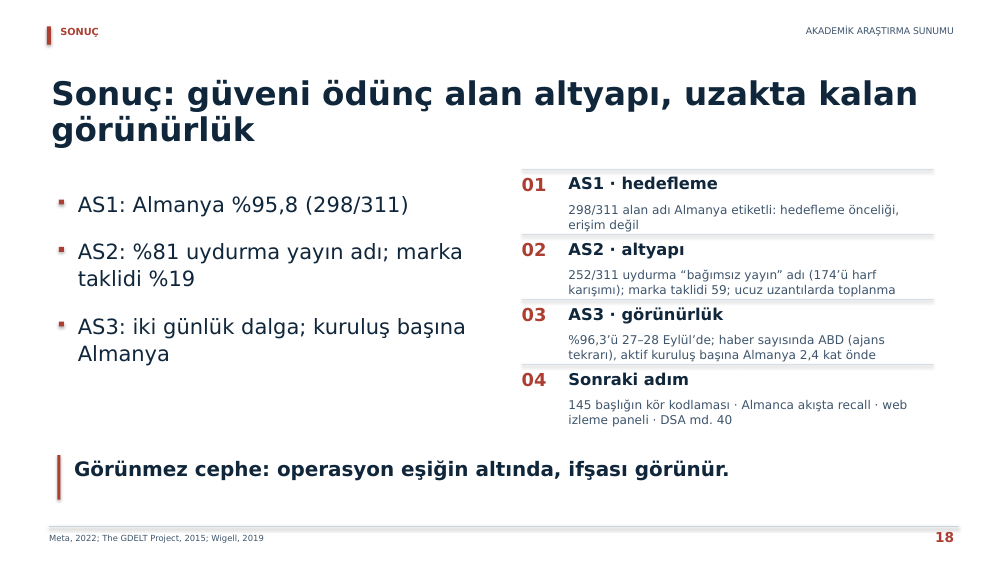
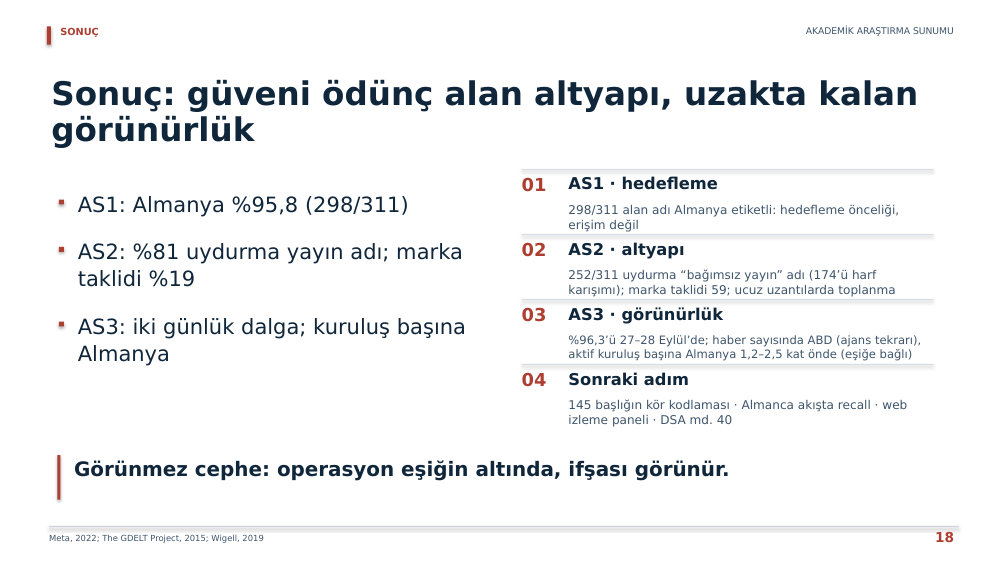
Before and after one commit to erdemkulaclii/SUNUM, a slide deck: slide 18 of output/AKADEMIK_ODAKLI_SUNUM.pptx. Drawn at 1008x567 pixels with LibreOffice and Linux fonts; fonts in the diff are those of the drawing. Boxes give left, top, right and bottom in pixels: in the first picture for what was removed or moved away, otherwise in the second. Text is boxed around its words. In the diff, an @@ line names an element or a change of style, - is before the commit and + after.

```diff
--- a/output/AKADEMIK_ODAKLI_SUNUM.pptx
+++ b/output/AKADEMIK_ODAKLI_SUNUM.pptx
@@ text at <box>568,335,921,360</box>: text changed; size 11.5 to 11 pt @@
-%96,3’ü 27–28 Eylül’de; haber sayısında ABD (ajans
-tekrarı), aktif kuruluş başına Almanya 2,4 kat önde
+%96,3’ü 27–28 Eylül’de; haber sayısında ABD (ajans tekrarı),
+aktif kuruluş başına Almanya 1,2–2,5 kat önde (eşiğe bağlı)
```
Also in this commit, not shown: 1 other slide changed, 25 other files.
